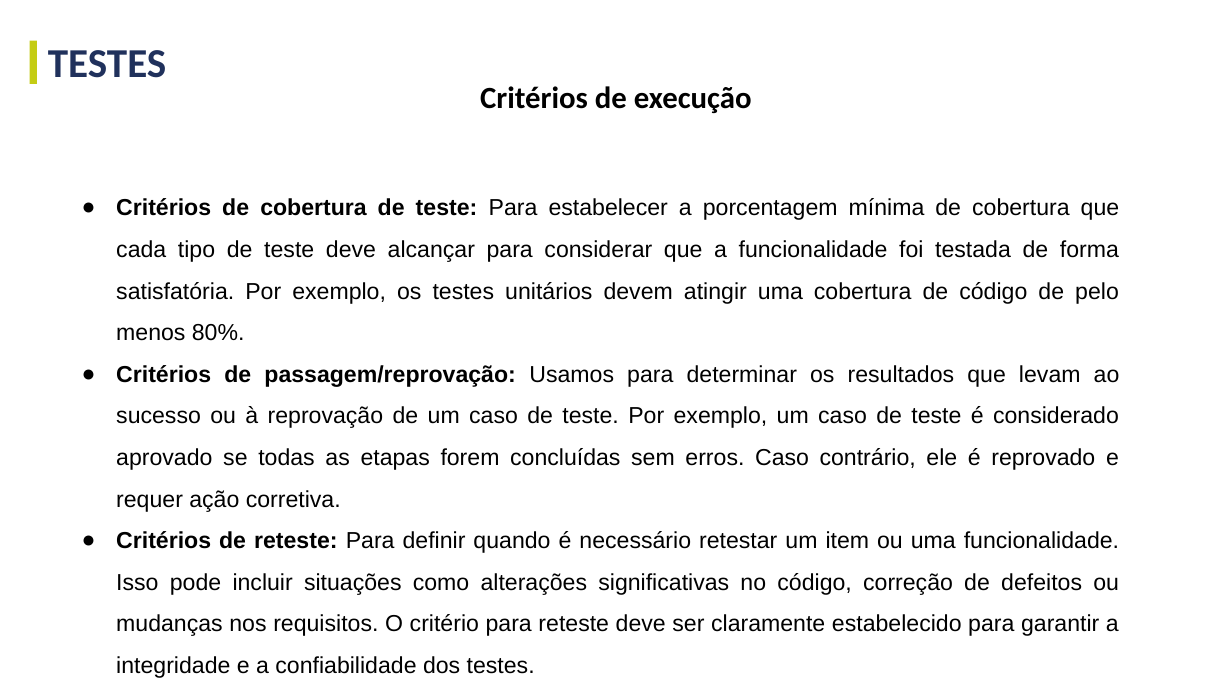
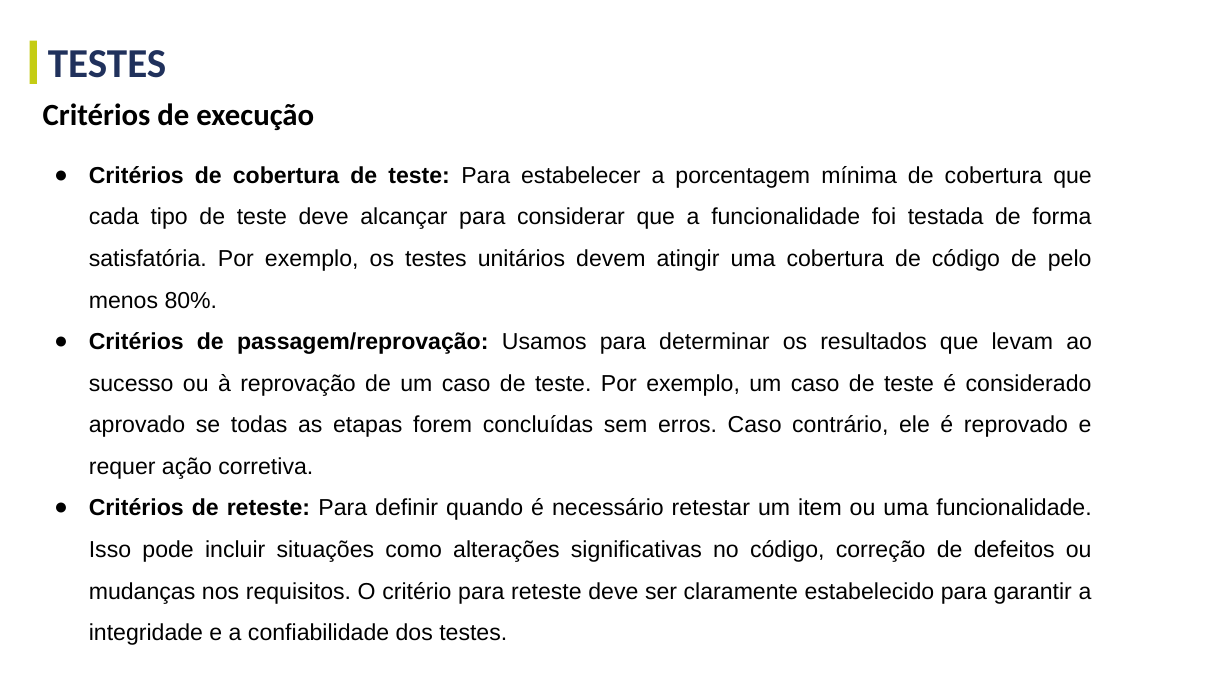
Before and after one commit to GustavoGinoTerezo/projetos-faculdade, a slide deck: slide 11 of terceiro-semestre/documentacao-e-templates/gestao-e-qualidade-de-software/Gestão e Qualidade de SW - Projeto A3 - Template.pptx. Drawn at 1232x693 pixels with LibreOffice and Linux fonts; fonts in the diff are those of the drawing. Boxes give left, top, right and bottom in pixels: in the first picture for what was removed or moved away, otherwise in the second. Text is boxed around its words. In the diff, an @@ line names an element or a change of style, - is before the commit and + after.

```diff
--- a/terceiro-semestre/documentacao-e-templates/gestao-e-qualidade-de-software/Gestão e Qualidade de SW - Projeto A3 - Template.pptx
+++ b/terceiro-semestre/documentacao-e-templates/gestao-e-qualidade-de-software/Gestão e Qualidade de SW - Projeto A3 - Template.pptx
@@ text "Critérios de execução": place and size @@
-text "Critérios de execução" at (480,86,752,113)
+text "Critérios de execução" at (43,103,314,130)
@@ text "Critérios de execução" at (43,103,314,130): alignment centre to left @@
@@ text "Critérios de cobertura de teste: ...": place and size @@
-text "Critérios de cobertura de teste: ..." at (116,198,1120,678)
+text "Critérios de cobertura de teste: ..." at (89,166,1092,645)
```
Also in this commit, not shown: 19 other slides changed, 3 slides added, 1 slide removed, 5 other files.
